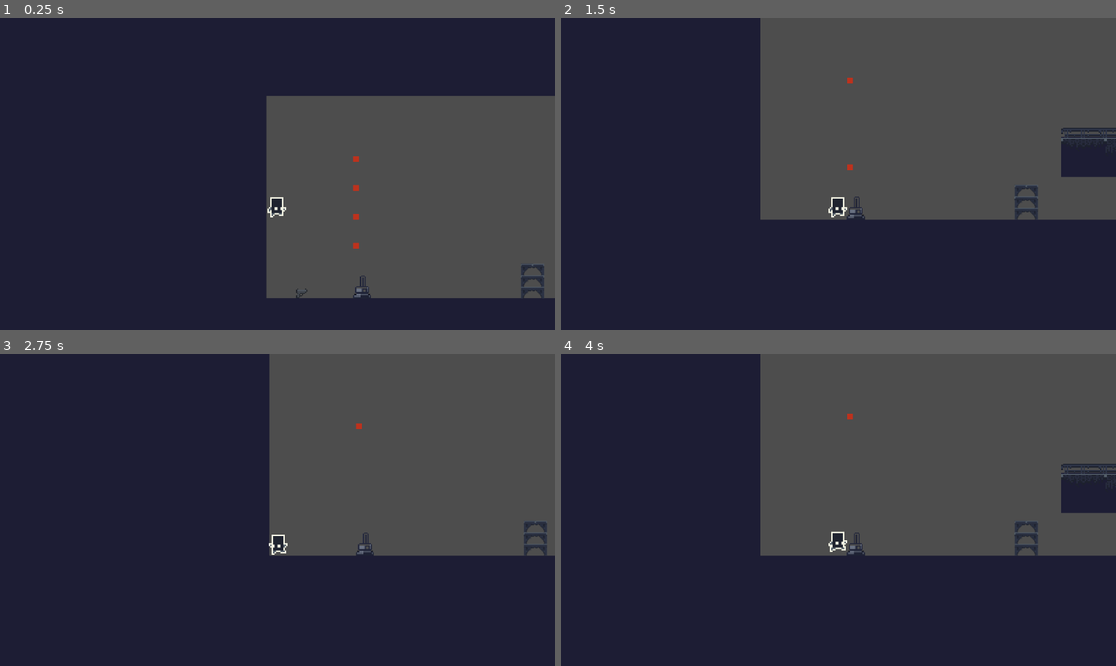
Above: before the commit, frames 1-4 (two rows, left to right).
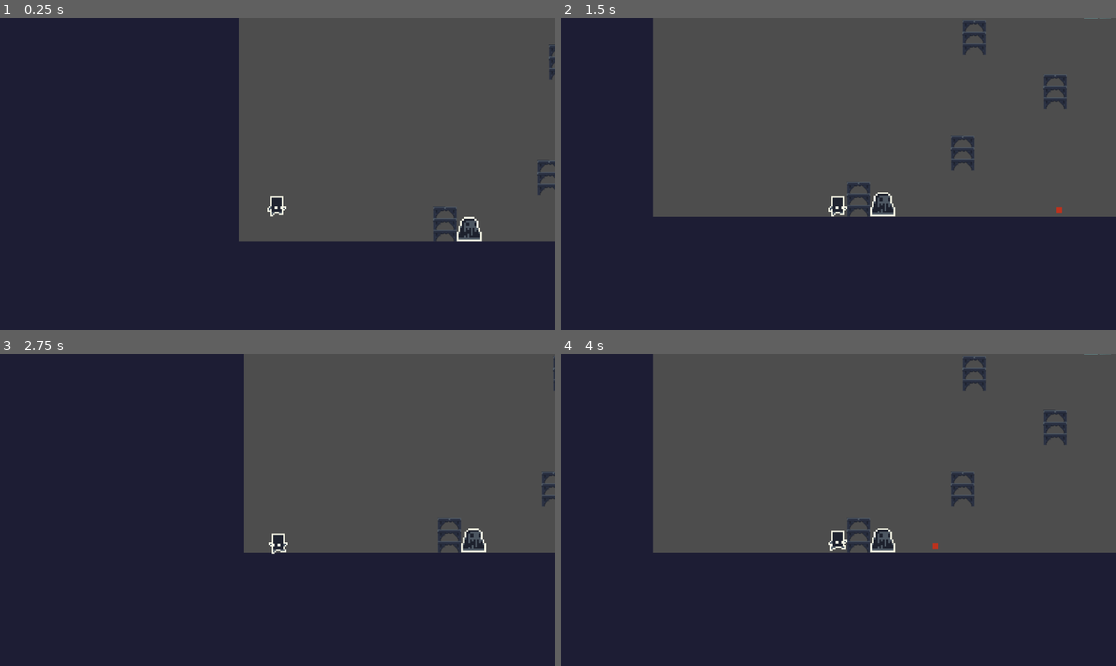
Above: after the commit, the same moments.

Repository: Varreaux/W3Game
Game: Godot game, scene res://main.tscn
Same seed, same stepped clock (60 frames per second), same inputs: the game is played once before the commit and once after it.
Inputs:
- Up to frame 1 (0.25 s): no input
- Up to frame 2 (1.5 s): tap Enter (ui_accept) at 0.5, 0.77 s; hold Right (ui_right) from 0.53 s (still down)
- Up to frame 3 (2.75 s): tap Enter (ui_accept) at 1.52 s; release Right (ui_right) at 2.03 s; hold Left (ui_left) from 2.03 s (still down)
- Up to frame 4 (4 s): release Left (ui_left) at 2.78 s; hold Right (ui_right) from 2.78 s (still down); tap Enter (ui_accept) at 3.02, 3.77 s

The runs differ from the first frame. In frame 1, 26% of the frame differs, in the area x 43-100%, y 0-90%; in frame 2, 16%; in frame 3, 4.3%; in frame 4, 16%.

Commit message:
finally got enemy to work

Diff:
--- /dev/null
+++ b/enemy.gd
@@ -0,0 +1,48 @@
+extends CharacterBody2D
+
+
+@export var speed := 100.0
+var player = null
+
+func _ready():
+	player = get_parent().get_node("Player")  # Adjust path if needed
+
+func _physics_process(delta):
+	if player:
+		var direction = (player.global_position - global_position)
+		direction.y = 0  # only move horizontally
+		direction = direction.normalized()
+		velocity = direction * speed
+		move_and_slide()
+
+
+
+#func _process(delta):
+	#if player:
+		#var direction = (player.global_position - global_position)
+		#direction.y = 0  # Lock vertical movement
+		#direction = direction.normalized()
+		#position += direction * speed * delta
+		#if direction.x < 0:
+			#$AnimatedSprite2D.flip_h = true  # Flip horizontally when moving left
+		#else:
+			#$AnimatedSprite2D.flip_h = false  # Face right
+		#if direction.length() > 0:
+			#$AnimatedSprite2D.play("slither")
+		#else:
+			#$AnimatedSprite2D.stop()
+
+
+
+func _on_hurtbox_body_entered(body: Node2D) -> void:
+	print("Entered by:", body.name)
+	if body.name == "Player":
+		print("you died")
+
+
+
+
+
+func _on_hurtbox_area_entered(area: Area2D) -> void:
+	if area.name == "sword":
+		queue_free()  # This destroys the door
--- /dev/null
+++ b/enemy.tscn
@@ -0,0 +1,88 @@
+[gd_scene load_steps=13 format=3 uid="uid://dh7ho0eyxjdna"]
+
+[ext_resource type="Texture2D" uid="uid://cv6lnsf12w2gu" path="res://industrial.v2.png" id="1_bmamb"]
+[ext_resource type="Script" path="res://enemy.gd" id="1_itpqf"]
+
+[sub_resource type="RectangleShape2D" id="RectangleShape2D_bsfr7"]
+size = Vector2(14, 13)
+
+[sub_resource type="AtlasTexture" id="AtlasTexture_gsdaf"]
+atlas = ExtResource("1_bmamb")
+region = Rect2(0, 416, 16, 16)
+
+[sub_resource type="AtlasTexture" id="AtlasTexture_mi7gs"]
+atlas = ExtResource("1_bmamb")
+region = Rect2(16, 416, 16, 16)
+
+[sub_resource type="AtlasTexture" id="AtlasTexture_khvsh"]
+atlas = ExtResource("1_bmamb")
+region = Rect2(32, 416, 16, 16)
+
+[sub_resource type="AtlasTexture" id="AtlasTexture_g1ybx"]
+atlas = ExtResource("1_bmamb")
+region = Rect2(48, 416, 16, 16)
+
+[sub_resource type="AtlasTexture" id="AtlasTexture_6vb8k"]
+atlas = ExtResource("1_bmamb")
+region = Rect2(64, 416, 16, 16)
+
+[sub_resource type="AtlasTexture" id="AtlasTexture_76k4a"]
+atlas = ExtResource("1_bmamb")
+region = Rect2(80, 416, 16, 16)
+
+[sub_resource type="AtlasTexture" id="AtlasTexture_pvtjt"]
+atlas = ExtResource("1_bmamb")
+region = Rect2(96, 416, 16, 16)
+
+[sub_resource type="SpriteFrames" id="SpriteFrames_3ufj5"]
+animations = [{
+"frames": [{
+"duration": 1.0,
+"texture": SubResource("AtlasTexture_gsdaf")
+}, {
+"duration": 1.0,
+"texture": SubResource("AtlasTexture_mi7gs")
+}, {
+"duration": 1.0,
+"texture": SubResource("AtlasTexture_khvsh")
+}, {
+"duration": 1.0,
+"texture": SubResource("AtlasTexture_g1ybx")
+}, {
+"duration": 1.0,
+"texture": SubResource("AtlasTexture_6vb8k")
+}, {
+"duration": 1.0,
+"texture": SubResource("AtlasTexture_76k4a")
+}, {
+"duration": 1.0,
+"texture": SubResource("AtlasTexture_pvtjt")
+}],
+"loop": true,
+"name": &"slither",
+"speed": 5.0
+}]
+
+[sub_resource type="RectangleShape2D" id="RectangleShape2D_ht4qc"]
+size = Vector2(16, 16)
+
+[node name="enemy" type="CharacterBody2D"]
+script = ExtResource("1_itpqf")
+
+[node name="CollisionShape2D" type="CollisionShape2D" parent="."]
+position = Vector2(0, 1.5)
+shape = SubResource("RectangleShape2D_bsfr7")
+
+[node name="AnimatedSprite2D" type="AnimatedSprite2D" parent="."]
+texture_filter = 1
+sprite_frames = SubResource("SpriteFrames_3ufj5")
+animation = &"slither"
+
+[node name="hurtbox" type="Area2D" parent="."]
+collision_mask = 3
+
+[node name="CollisionShape2D" type="CollisionShape2D" parent="hurtbox"]
+shape = SubResource("RectangleShape2D_ht4qc")
+
+[connection signal="area_entered" from="hurtbox" to="." method="_on_hurtbox_area_entered"]
+[connection signal="body_entered" from="hurtbox" to="." method="_on_hurtbox_body_entered"]
--- a/main.tscn
+++ b/main.tscn
@@ -7,6 +7,7 @@
 [ext_resource type="PackedScene" uid="uid://dongws64nfc2n" path="res://sword_icon.tscn" id="5_4cule"]
 [ext_resource type="PackedScene" uid="uid://c78un30vcng8m" path="res://box_stand.tscn" id="6_hitre"]
 [ext_resource type="PackedScene" uid="uid://33f50xmlqra6" path="res://turret.tscn" id="7_s40y1"]
+[ext_resource type="PackedScene" uid="uid://dh7ho0eyxjdna" path="res://enemy.tscn" id="8_leuy2"]
 
 [sub_resource type="RectangleShape2D" id="RectangleShape2D_j3gum"]
 size = Vector2(1216, 96)
@@ -22,6 +23,9 @@
 
 [sub_resource type="RectangleShape2D" id="RectangleShape2D_qe6t8"]
 size = Vector2(16, 776)
+
+[sub_resource type="RectangleShape2D" id="RectangleShape2D_t213a"]
+size = Vector2(27, 779)
 
 [node name="main" type="Node2D"]
 
@@ -150,14 +154,37 @@
 color = Color(0.113427, 0.112603, 0.202705, 1)
 metadata/_edit_use_anchors_ = true
 
+[node name="left_wall" type="StaticBody2D" parent="left_wall/left_wall"]
+
+[node name="CollisionShape2D" type="CollisionShape2D" parent="left_wall/left_wall/left_wall"]
+position = Vector2(2002.5, -325.5)
+shape = SubResource("RectangleShape2D_t213a")
+
+[node name="Control" type="Control" parent="left_wall/left_wall/left_wall"]
+layout_mode = 3
+anchors_preset = 0
+offset_right = 40.0
+offset_bottom = 40.0
+metadata/_edit_use_anchors_ = true
+
+[node name="ColorRect" type="ColorRect" parent="left_wall/left_wall/left_wall/Control"]
+layout_mode = 1
+anchors_preset = -1
+anchor_left = 49.6
+anchor_top = -13.275
+anchor_right = 51.0
+anchor_bottom = 5.55
+offset_top = -192.0
+offset_right = -0.000152588
+offset_bottom = -161.0
+color = Color(0.113427, 0.112603, 0.202705, 1)
+metadata/_edit_use_anchors_ = true
+
 [node name="Player" parent="." instance=ExtResource("1_3pe8w")]
-position = Vector2(15, -38)
-
-[node name="breakable_door" parent="." instance=ExtResource("2_12cy2")]
-position = Vector2(1192, 56)
+position = Vector2(1272, 816)
 
 [node name="gun" parent="." instance=ExtResource("4_aheta")]
-position = Vector2(48, 112)
+position = Vector2(1848, 568)
 
 [node name="all_reg_walls" type="Control" parent="."]
 layout_mode = 3
@@ -178,10 +205,47 @@
 scale = Vector2(2.67691, 2.52233)
 
 [node name="sword_icon" parent="." instance=ExtResource("5_4cule")]
-position = Vector2(1976, -40)
-
-[node name="box_stand" parent="." instance=ExtResource("6_hitre")]
-position = Vector2(336, 96)
+position = Vector2(1952, -48)
 
 [node name="turret" parent="." instance=ExtResource("7_s40y1")]
-position = Vector2(120, 80)
+position = Vector2(2064, 856)
+
+[node name="all boxes" type="Control" parent="."]
+layout_mode = 3
+anchors_preset = 0
+offset_left = 1192.0
+offset_top = 56.0
+offset_right = 1232.0
+offset_bottom = 96.0
+
+[node name="box_stand" parent="all boxes" instance=ExtResource("6_hitre")]
+position = Vector2(-856, 40)
+
+[node name="box_stand2" parent="all boxes" instance=ExtResource("6_hitre")]
+position = Vector2(424, 752)
+
+[node name="box_stand3" parent="all boxes" instance=ExtResource("6_hitre")]
+position = Vector2(552, 667)
+
+[node name="box_stand4" parent="all boxes" instance=ExtResource("6_hitre")]
+position = Vector2(280, 816)
+
+[node name="box_stand5" parent="all boxes" instance=ExtResource("6_hitre")]
+position = Vector2(440, 592)
+
+[node name="Control" type="Control" parent="."]
+layout_mode = 3
+anchors_preset = 0
+offset_right = 40.0
+offset_bottom = 40.0
+
+[node name="breakable_door" parent="Control" instance=ExtResource("2_12cy2")]
+position = Vector2(1192, 56)
+
+[node name="breakable_door2" parent="Control" instance=ExtResource("2_12cy2")]
+position = Vector2(1880, 599)
+rotation = 1.5682
+
+[node name="enemy" parent="." instance=ExtResource("8_leuy2")]
+position = Vector2(1552, 875)
+scale = Vector2(2.47663, 2.59741)
--- a/player.gd
+++ b/player.gd
@@ -6,12 +6,15 @@
 @export var bullet_scene: PackedScene
 @export var sword_scene: PackedScene
 
-var has_gun := false
+var has_gun := true
 var has_sword := true
 
 # Get the gravity from the project settings to be synced with RigidBody nodes.
 var gravity: int = ProjectSettings.get_setting("physics/2d/default_gravity")
 var facing_dir := Vector2.RIGHT  # Default direction
+
+func die():
+	print("dead!")
 
 func _physics_process(delta: float) -> void:
 	# Add the gravity.
--- a/player.tscn
+++ b/player.tscn
@@ -60,7 +60,7 @@
 offset_bottom = 16.0
 
 [node name="Camera2D" type="Camera2D" parent="."]
-position = Vector2(0, -47)
+position = Vector2(0, -46)
 zoom = Vector2(1.5, 1.5)
 
 [node name="AnimatedSprite2D" type="AnimatedSprite2D" parent="."]
--- a/sword.gd
+++ b/sword.gd
@@ -20,7 +20,7 @@
 	#queue_free()  # Remove the sword swing
 
 func _on_area_entered(area):
-	if area.name == "Enemy":
+	if area.name == "enemy":
 		area.queue_free()  # Destroy the enemy
 
 
--- a/sword.tscn
+++ b/sword.tscn
@@ -24,4 +24,5 @@
 [node name="Timer" type="Timer" parent="."]
 one_shot = true
 
+[connection signal="area_entered" from="." to="." method="_on_area_entered"]
 [connection signal="timeout" from="Timer" to="." method="_on_timer_timeout"]
--- a/turret.gd
+++ b/turret.gd
@@ -17,11 +17,14 @@
 func shoot_bullet():
 	var bullet = bullet_scene.instantiate()
 	bullet.global_position = global_position + Vector2(0, -10)  # 10 pixels higher
-	#bullet.global_position = global_position
 	bullet.direction = Vector2.UP
 	bullet.speed = 800  # Only turret sets this
-	#bullet.velocity = Vector2.UP * 800  # really fast
 	get_tree().current_scene.add_child(bullet)
+	$AnimatedSprite2D.visible = true
+	await get_tree().create_timer(0.1).timeout
+	if $Timer.wait_time != bullet_interval:
+		$AnimatedSprite2D.visible = false
+
 
 func slow_down():
 	if not turret_slowed:
@@ -32,5 +35,5 @@
 
 
 func _on_timer_timeout() -> void:
-	print($Timer.wait_time)
+	#print($Timer.wait_time)
 	shoot_bullet()
--- a/turret.tscn
+++ b/turret.tscn
@@ -1,11 +1,27 @@
-[gd_scene load_steps=5 format=3 uid="uid://33f50xmlqra6"]
+[gd_scene load_steps=8 format=3 uid="uid://33f50xmlqra6"]
 
 [ext_resource type="Script" path="res://turret.gd" id="1_a0qh1"]
 [ext_resource type="PackedScene" uid="uid://cuy0lgtl7esbu" path="res://bullet.tscn" id="2_v71ta"]
 [ext_resource type="Texture2D" uid="uid://dlflbuvs2kpq7" path="res://turret_art.png" id="3_w2nrs"]
+[ext_resource type="Texture2D" uid="uid://k7nw3rjwj7bd" path="res://flame_icone.png" id="4_3y3qr"]
 
 [sub_resource type="RectangleShape2D" id="RectangleShape2D_d447f"]
 size = Vector2(24, 32)
+
+[sub_resource type="AtlasTexture" id="AtlasTexture_3h054"]
+atlas = ExtResource("4_3y3qr")
+region = Rect2(348, 0, 337, 1024)
+
+[sub_resource type="SpriteFrames" id="SpriteFrames_7vwir"]
+animations = [{
+"frames": [{
+"duration": 1.0,
+"texture": SubResource("AtlasTexture_3h054")
+}],
+"loop": true,
+"name": &"fire",
+"speed": 5.0
+}]
 
 [node name="turret" type="CharacterBody2D"]
 script = ExtResource("1_a0qh1")
@@ -14,12 +30,18 @@
 [node name="Timer" type="Timer" parent="."]
 
 [node name="CollisionShape2D" type="CollisionShape2D" parent="."]
-position = Vector2(12, 24)
+position = Vector2(2, 24)
 shape = SubResource("RectangleShape2D_d447f")
 
 [node name="Sprite2D" type="Sprite2D" parent="."]
-position = Vector2(12, 24)
+position = Vector2(2, 24)
 scale = Vector2(0.0351562, 0.0371093)
 texture = ExtResource("3_w2nrs")
 
+[node name="AnimatedSprite2D" type="AnimatedSprite2D" parent="."]
+position = Vector2(2.99998, -3)
+scale = Vector2(0.0474777, 0.0390625)
+sprite_frames = SubResource("SpriteFrames_7vwir")
+animation = &"fire"
+
 [connection signal="timeout" from="Timer" to="." method="_on_timer_timeout"]
Binary file added: flame_icone.png
Not shown, added: flame_icone.png.import
Not shown: 1 places in main.tscn that only renumber resources
